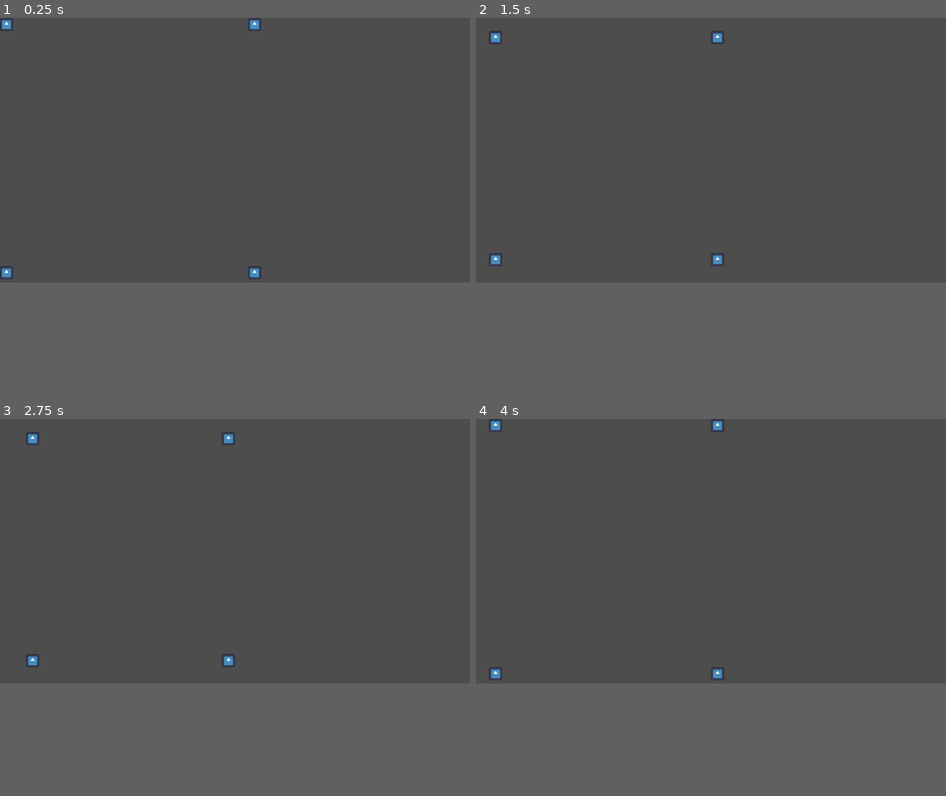
Above: before the commit, frames 1-4 (two rows, left to right).
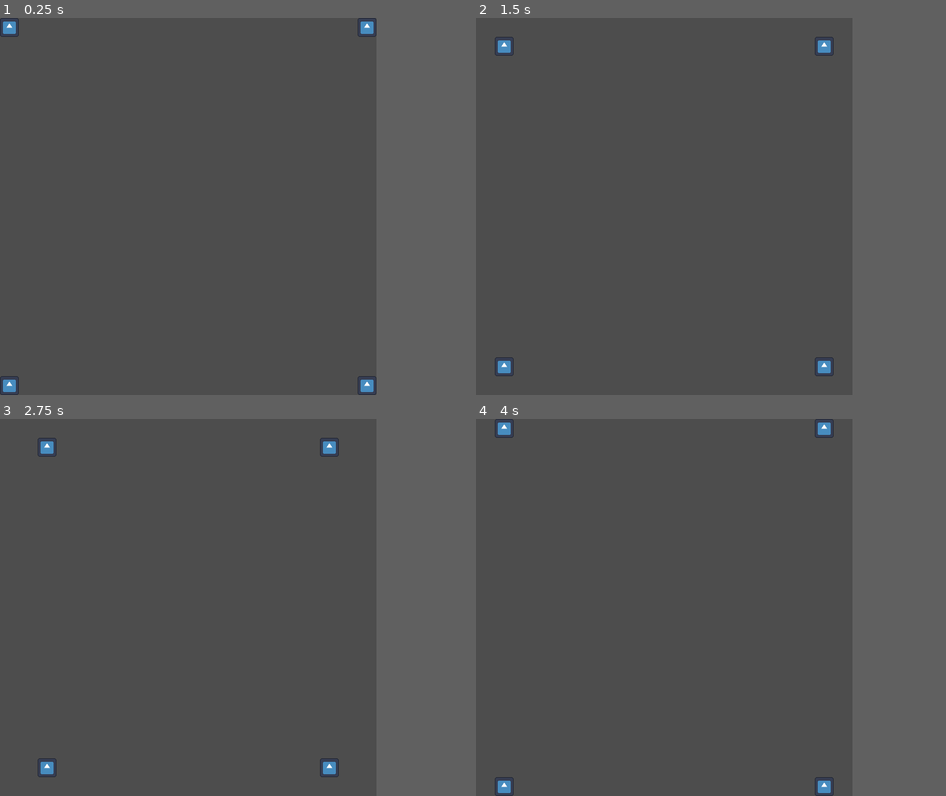
Above: after the commit, the same moments.

Repository: CultistGameDev/gwj75
Game: Godot game, scene res://Scenes/sample_scene.tscn
Two runs of this game, one before a commit and one after it. Both use one fixed random seed, a clock stepped at 60 frames per second and the inputs below. The engine's default icon, where the game draws it, is replaced by a stand-in: a white triangle on a blue panel in a dark square.
Inputs:
- Up to frame 1 (0.25 s): no input
- Up to frame 2 (1.5 s): tap Enter at 0.5 s; hold Right (ui_right) 0.53-1.28 s; tap Space at 1.25 s; hold Down (ui_down) from 1.28 s (still down)
- Up to frame 3 (2.75 s): tap Enter at 2 s; release Down (ui_down) at 2.03 s; hold Right (ui_right) from 2.03 s (still down)
- Up to frame 4 (4 s): tap Space at 2.75 s; release Right (ui_right) at 2.78 s; hold Up (ui_up) 2.78-3.53 s; tap Enter at 3.5 s; hold Left (ui_left) from 3.53 s (still down)
In our replay, the window is 799x449 before the commit and 640x640 after it. These sizes can differ from the game's own. Grey fills any space a smaller window leaves; there, only what the larger window draws over its background counts as a difference.

The runs differ from the first frame. In frame 1, 0.6% of the frame differs, in the area x 0-81%, y 0-100%; in frame 2, 0.7%; in frame 3, 0.7%, in the area x 5-73%, y 3-95%; in frame 4, 0.7%.

Commit message:
Change window size and input map

Diff:
--- a/project.godot
+++ b/project.godot
@@ -19,6 +19,46 @@
 
 Globals="*res://Globals/globals.gd"
 
+[display]
+
+window/size/viewport_width=640
+window/size/viewport_height=640
+
+[input]
+
+ui_left={
+"deadzone": 0.5,
+"events": [Object(InputEventKey,"resource_local_to_scene":false,"resource_name":"","device":0,"window_id":0,"alt_pressed":false,"shift_pressed":false,"ctrl_pressed":false,"meta_pressed":false,"pressed":false,"keycode":4194319,"physical_keycode":0,"key_label":0,"unicode":0,"location":0,"echo":false,"script":null)
+, Object(InputEventJoypadButton,"resource_local_to_scene":false,"resource_name":"","device":0,"button_index":13,"pressure":0.0,"pressed":false,"script":null)
+, Object(InputEventJoypadMotion,"resource_local_to_scene":false,"resource_name":"","device":0,"axis":0,"axis_value":-1.0,"script":null)
+, Object(InputEventKey,"resource_local_to_scene":false,"resource_name":"","device":0,"window_id":0,"alt_pressed":false,"shift_pressed":false,"ctrl_pressed":false,"meta_pressed":false,"pressed":false,"keycode":0,"physical_keycode":65,"key_label":0,"unicode":0,"location":0,"echo":false,"script":null)
+]
+}
+ui_right={
+"deadzone": 0.5,
+"events": [Object(InputEventKey,"resource_local_to_scene":false,"resource_name":"","device":0,"window_id":0,"alt_pressed":false,"shift_pressed":false,"ctrl_pressed":false,"meta_pressed":false,"pressed":false,"keycode":4194321,"physical_keycode":0,"key_label":0,"unicode":0,"location":0,"echo":false,"script":null)
+, Object(InputEventJoypadButton,"resource_local_to_scene":false,"resource_name":"","device":0,"button_index":14,"pressure":0.0,"pressed":false,"script":null)
+, Object(InputEventJoypadMotion,"resource_local_to_scene":false,"resource_name":"","device":0,"axis":0,"axis_value":1.0,"script":null)
+, Object(InputEventKey,"resource_local_to_scene":false,"resource_name":"","device":-1,"window_id":0,"alt_pressed":false,"shift_pressed":false,"ctrl_pressed":false,"meta_pressed":false,"pressed":false,"keycode":0,"physical_keycode":68,"key_label":0,"unicode":100,"location":0,"echo":false,"script":null)
+]
+}
+ui_up={
+"deadzone": 0.5,
+"events": [Object(InputEventKey,"resource_local_to_scene":false,"resource_name":"","device":0,"window_id":0,"alt_pressed":false,"shift_pressed":false,"ctrl_pressed":false,"meta_pressed":false,"pressed":false,"keycode":4194320,"physical_keycode":0,"key_label":0,"unicode":0,"location":0,"echo":false,"script":null)
+, Object(InputEventJoypadButton,"resource_local_to_scene":false,"resource_name":"","device":0,"button_index":11,"pressure":0.0,"pressed":false,"script":null)
+, Object(InputEventJoypadMotion,"resource_local_to_scene":false,"resource_name":"","device":0,"axis":1,"axis_value":-1.0,"script":null)
+, Object(InputEventKey,"resource_local_to_scene":false,"resource_name":"","device":-1,"window_id":0,"alt_pressed":false,"shift_pressed":false,"ctrl_pressed":false,"meta_pressed":false,"pressed":false,"keycode":0,"physical_keycode":87,"key_label":0,"unicode":119,"location":0,"echo":false,"script":null)
+]
+}
+ui_down={
+"deadzone": 0.5,
+"events": [Object(InputEventKey,"resource_local_to_scene":false,"resource_name":"","device":0,"window_id":0,"alt_pressed":false,"shift_pressed":false,"ctrl_pressed":false,"meta_pressed":false,"pressed":false,"keycode":4194322,"physical_keycode":0,"key_label":0,"unicode":0,"location":0,"echo":false,"script":null)
+, Object(InputEventJoypadButton,"resource_local_to_scene":false,"resource_name":"","device":0,"button_index":12,"pressure":0.0,"pressed":false,"script":null)
+, Object(InputEventJoypadMotion,"resource_local_to_scene":false,"resource_name":"","device":0,"axis":1,"axis_value":1.0,"script":null)
+, Object(InputEventKey,"resource_local_to_scene":false,"resource_name":"","device":-1,"window_id":0,"alt_pressed":false,"shift_pressed":false,"ctrl_pressed":false,"meta_pressed":false,"pressed":false,"keycode":0,"physical_keycode":83,"key_label":0,"unicode":115,"location":0,"echo":false,"script":null)
+]
+}
+
 [rendering]
 
 renderer/rendering_method="gl_compatibility"
